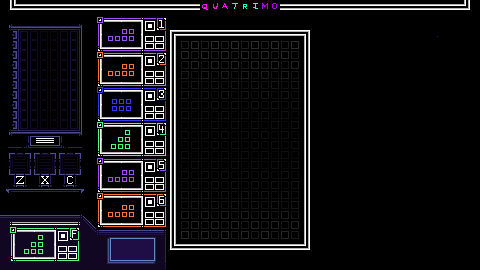
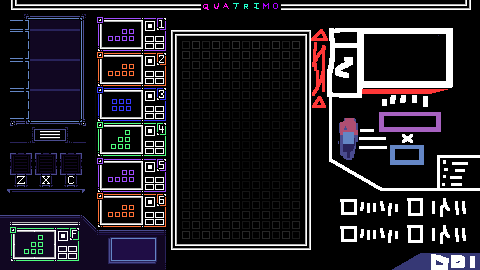
Comparing the layer stacks of the two 480 × 270 images. Changes:
painted on "new cards" over [101, 21, 142, 224]
painted on "Layer" over [6, 0, 480, 270]
